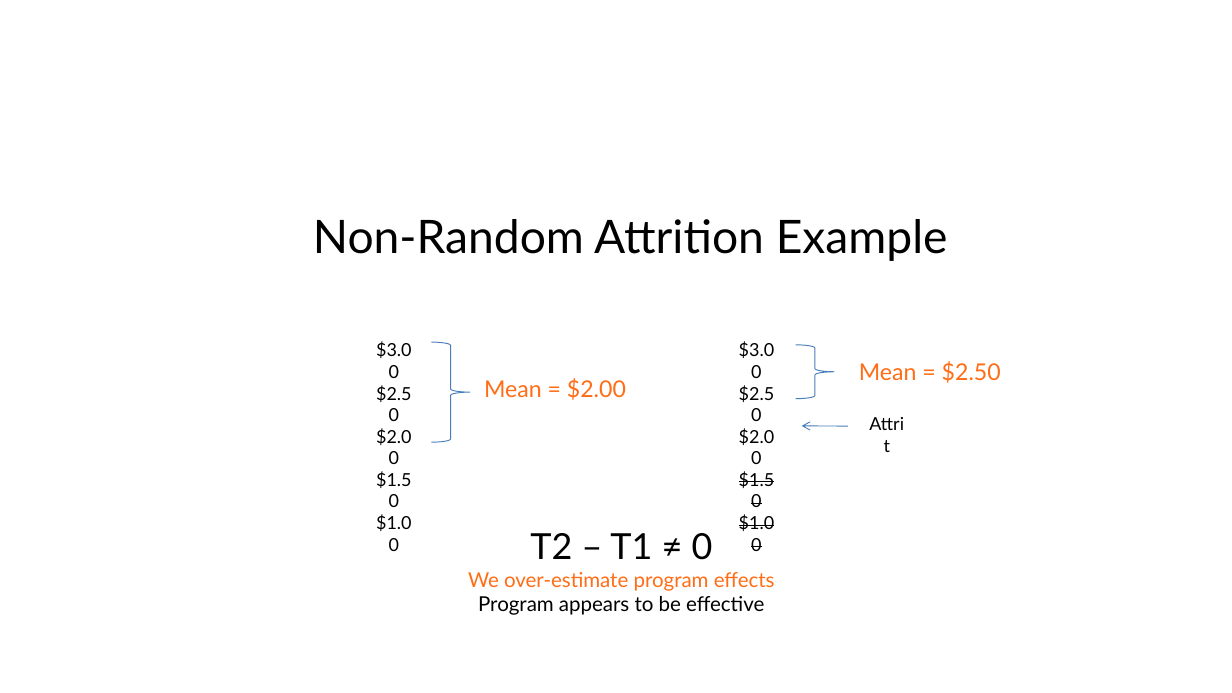
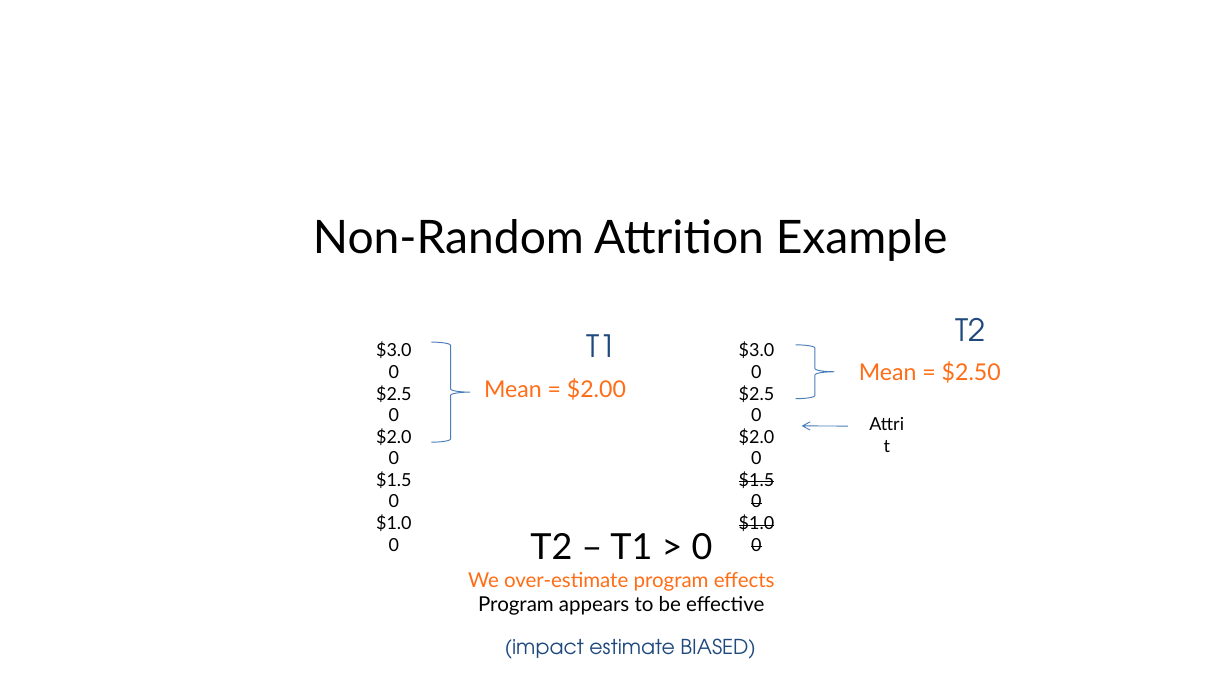
Before and after one commit to DS4PS/cpp-524-sum-2021, a slide deck: slide 26 of lectures/p-02-tests-for-cf-validity.pptx. Drawn at 1232x693 pixels with LibreOffice and Linux fonts; fonts in the diff are those of the drawing. Boxes give left, top, right and bottom in pixels: in the first picture for what was removed or moved away, otherwise in the second. Text is boxed around its words. In the diff, an @@ line names an element or a change of style, - is before the commit and + after.

```diff
--- a/lectures/p-02-tests-for-cf-validity.pptx
+++ b/lectures/p-02-tests-for-cf-validity.pptx
@@ text added at box(956, 318, 986, 341), 24 pt, text #1F497D @@
+T2
@@ text added at box(587, 334, 617, 357), 24 pt, text #1F497D @@
+T1
@@ text at box(530, 533, 761, 559): text changed @@
-T2 – T1 ≠ 0
+T2 – T1 > 0
@@ text added at box(505, 638, 755, 659), 16 pt, text #1F497D @@
+(impact estimate BIASED)
```
Also in this commit, not shown: 8 other slides changed, 4 slides added, 1 other file.
